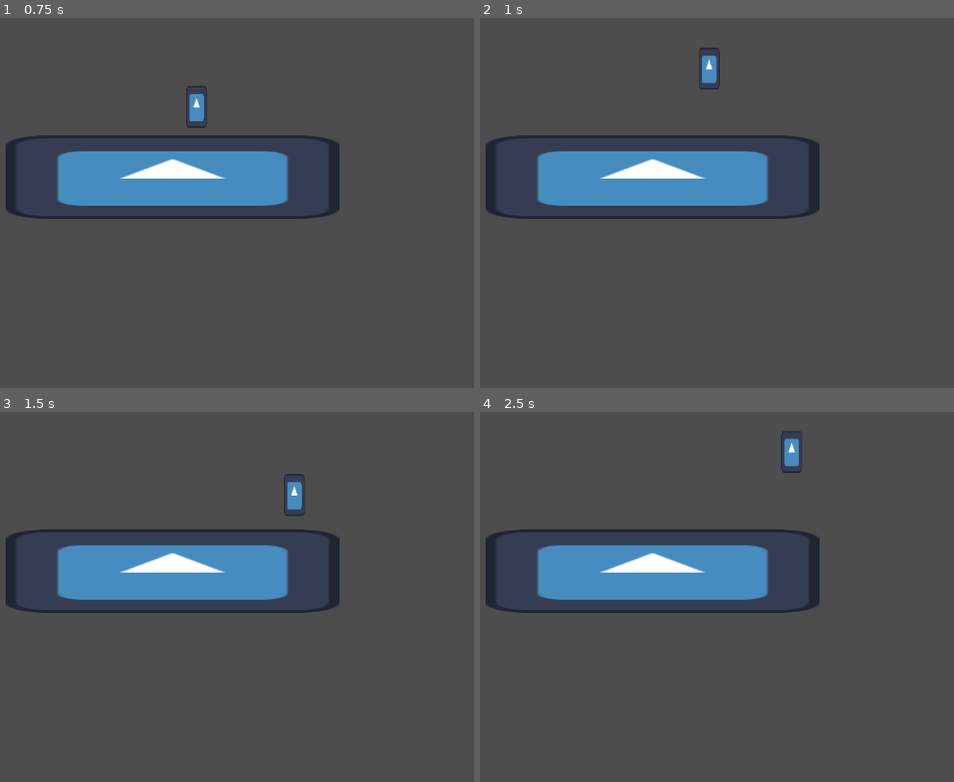
Above: before the commit, frames 1-4 (two rows, left to right).
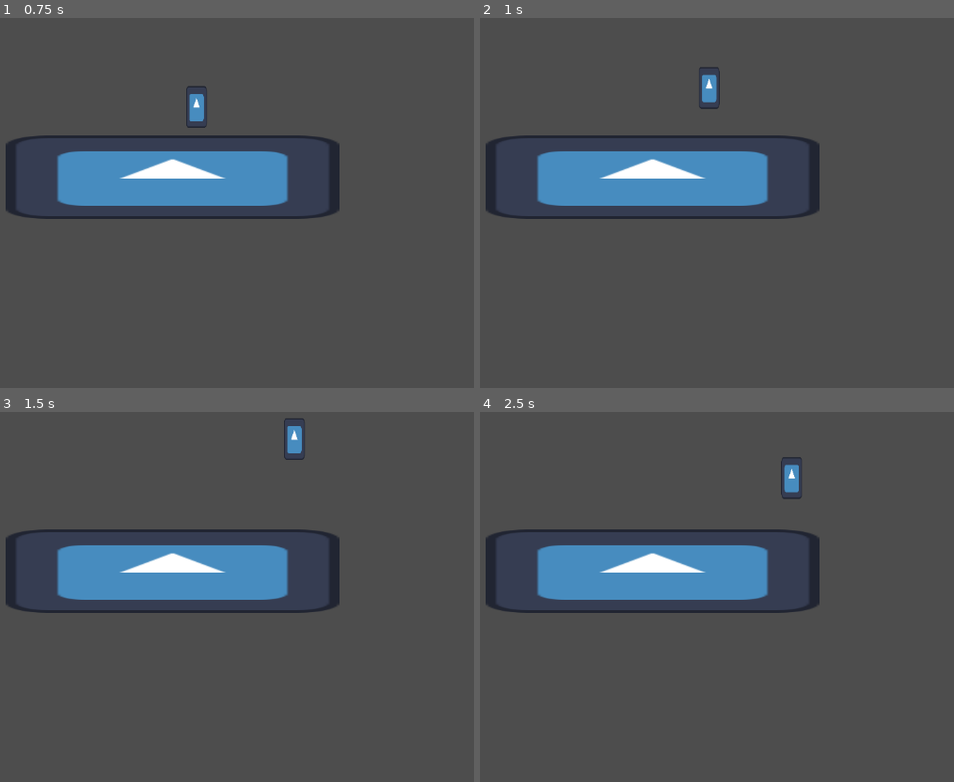
Above: after the commit, the same moments.

Repository: Shuflduf/Goose-Fight-Real
Game: Godot game, scene res://world.tscn
The game is run twice, just before and just after one commit, with the same random seed, the same clock (stepped at 60 frames per second) and the same inputs. The engine's default icon, where the game draws it, is replaced by a stand-in: a white triangle on a blue panel in a dark square.
Inputs:
- Up to frame 1 (0.75 s): tap Enter at 0.5 s; hold Right (ui_right) from 0.53 s (still down); tap Z (jump) at 0.6 s
- Up to frame 2 (1 s): keep holding Right (ui_right); tap Z (jump) at 0.77 s
- Up to frame 3 (1.5 s): keep holding Right (ui_right); tap Z (jump) at 1.07, 1.35 s
- Up to frame 4 (2.5 s): tap Z (jump) at 1.52, 1.82, 2.1 s; release Right (ui_right) at 2.03 s; hold Left (ui_left) from 2.03 s (still down)

Frame 1 is identical in both runs. In frame 2, 0.4% of the frame differs, in the area x 46-51%, y 8-25%; in frame 3, 0.6%, in the area x 59-65%, y 1-29%; in frame 4, 0.6%.

Commit message:
coyote time

Diff:
--- a/player.gd
+++ b/player.gd
@@ -4,10 +4,12 @@
 const JUMP_FORCE: float = -350.0
 const HOP_FORCE: float = -200.0
 const HOP_WINDOW: float = 0.1
+const MAX_COYOTE_TIME: float = 0.1
 
 var jumping: bool = false
 var jump_timer: float = 0.0
 var has_double_jump: bool = false
+var coyote_timer: float = 0.0
 
 func _physics_process(delta: float) -> void:
     var input_dir: float = Input.get_axis("ui_left", "ui_right")
@@ -21,10 +23,13 @@
     velocity.y = min(velocity.y, MAX_FALL)
 
     if is_on_floor():
+        coyote_timer = 0.0
         has_double_jump = true
+    else:
+        coyote_timer += delta
 
     if Input.is_action_just_pressed(&"jump"):
-        if is_on_floor():
+        if is_on_floor() or coyote_timer < MAX_COYOTE_TIME:
             jump_timer = 0.0
             jumping = true
         elif has_double_jump:
